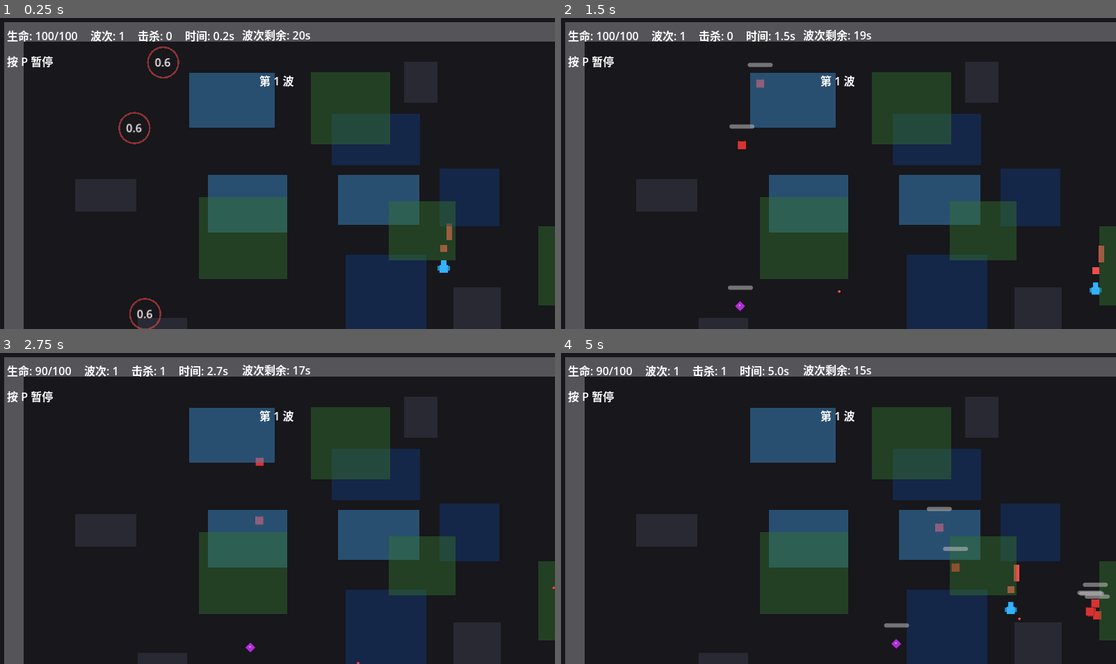
Above: before the commit, frames 1-4 (two rows, left to right).
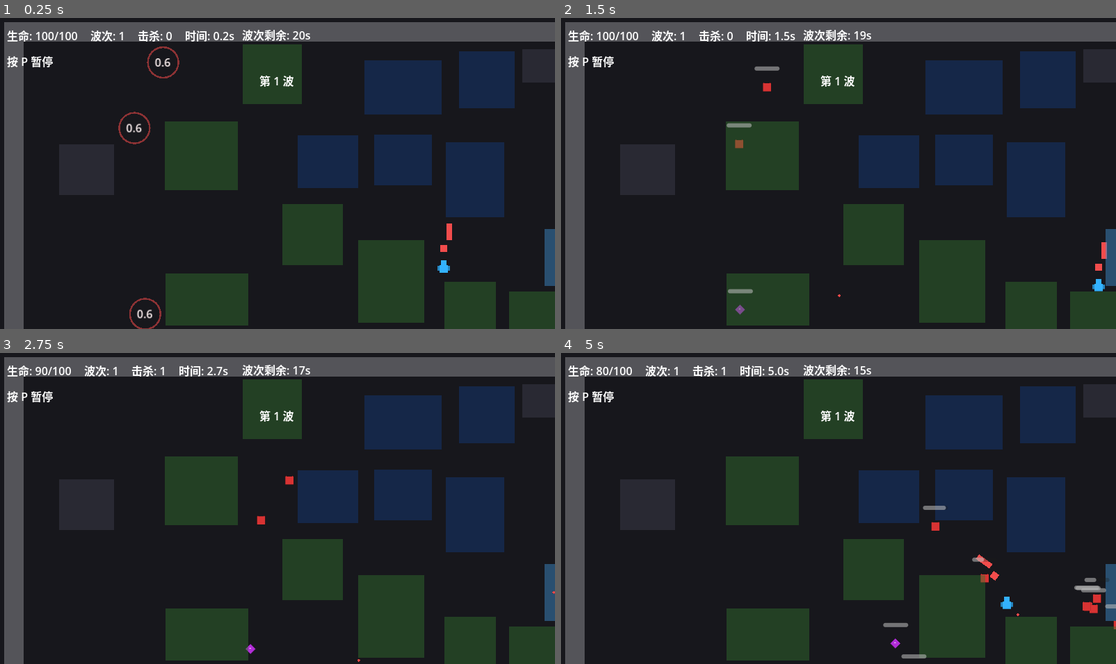
Above: after the commit, the same moments.

Repository: wanwenxin/godot-project-20260214
Game: Godot game, scene res://scenes/game.tscn
The game is run twice, just before and just after one commit, with the same random seed, the same clock (stepped at 60 frames per second) and the same inputs. This scene is started directly instead of the project's main scene.
Inputs:
- Up to frame 1 (0.25 s): no input
- Up to frame 2 (1.5 s): tap Enter at 0.5 s; hold D (move_right) 0.53-1.28 s; tap H (toggle_enemy_hp) at 0.6, 1.35 s; hold S (move_down) from 1.28 s (still down)
- Up to frame 3 (2.75 s): release S (move_down) at 2.03 s; hold D (move_right) from 2.03 s (still down); tap H (toggle_enemy_hp) at 2.1 s
- Up to frame 4 (5 s): release D (move_right) at 2.78 s; hold W (move_up) 2.78-3.53 s; tap H (toggle_enemy_hp) at 2.85, 3.6, 4.35 s; hold A (move_left) from 3.53 s (still down)

The runs differ from the first frame. In frame 1, 35% of the frame differs, in the area x 29-100%, y 8-100%; in frame 2, 35%; in frame 3, 35%; in frame 4, 35%, in the area x 6-100%, y 4-100%.

Commit message:
为美术资源提供统一管理

Diff:
--- /dev/null
+++ b/resources/terrain_color_config.gd
@@ -0,0 +1,11 @@
+extends Resource
+
+# 地形色块统一配置：在 Inspector 或 .tres 中配置，供 VisualAssetRegistry 读取。
+# 若未配置，使用 VisualAssetRegistry.COLOR_MAP 默认值。
+@export var floor_a: Color = Color(0.78, 0.78, 0.80, 1.0) # 地板颜色A
+@export var floor_b: Color = Color(0.72, 0.72, 0.74, 1.0) # 地板颜色B
+@export var boundary: Color = Color(0.33, 0.33, 0.35, 1.0) # 边界颜色
+@export var obstacle: Color = Color(0.16, 0.16, 0.20, 1.0) # 障碍物颜色
+@export var grass: Color = Color(0.20, 0.45, 0.18, 0.45) # 草地颜色
+@export var shallow_water: Color = Color(0.24, 0.55, 0.80, 0.48) # 浅水颜色
+@export var deep_water: Color = Color(0.08, 0.20, 0.42, 0.56) # 深水颜色
--- /dev/null
+++ b/resources/terrain_colors.tres
@@ -0,0 +1,13 @@
+[gd_resource type="Resource" load_steps=2 format=3]
+
+[ext_resource type="Script" path="res://resources/terrain_color_config.gd" id="1_config"]
+
+[resource]
+script = ExtResource("1_config")
+floor_a = Color(0.78, 0.78, 0.8, 1) # 地板颜色A
+floor_b = Color(0.72, 0.72, 0.74, 1) #地板颜色B
+boundary = Color(0.33, 0.33, 0.35, 1) #边界颜色
+obstacle = Color(0.16, 0.16, 0.2, 1) #障碍物颜色
+grass = Color(0.2, 0.45, 0.18, 0.45) #草地颜色
+shallow_water = Color(0.24, 0.55, 0.8, 0.48) #浅水颜色
+deep_water = Color(0.08, 0.2, 0.42, 0.56) #深水颜色
--- /dev/null
+++ b/resources/texture_path_config.gd
@@ -0,0 +1,27 @@
+extends Resource
+
+# 纹理路径统一配置：在 Inspector 或 .tres 中配置人物、敌人、武器等美术资源路径。
+# 供 VisualAssetRegistry 读取，若未配置则使用内置 TEXTURE_PATHS 默认值。
+@export_group("Player")
+@export_file("*.png") var player_scheme_0: String = "res://assets/characters/player_scheme_0.png"
+@export_file("*.png") var player_scheme_1: String = "res://assets/characters/player_scheme_1.png"
+
+@export_group("Enemies")
+@export_file("*.png") var enemy_melee: String = "res://assets/enemies/enemy_melee.png"
+@export_file("*.png") var enemy_ranged: String = "res://assets/enemies/enemy_ranged.png"
+@export_file("*.png") var enemy_tank: String = "res://assets/enemies/enemy_tank.png"
+@export_file("*.png") var enemy_boss: String = "res://assets/enemies/enemy_boss.png"
+
+@export_group("Weapon Icons")
+@export_file("*.png") var weapon_blade_short: String = "res://assets/weapons/blade_short.png"
+@export_file("*.png") var weapon_hammer_heavy: String = "res://assets/weapons/hammer_heavy.png"
+@export_file("*.png") var weapon_pistol_basic: String = "res://assets/weapons/pistol_basic.png"
+@export_file("*.png") var weapon_shotgun_wide: String = "res://assets/weapons/shotgun_wide.png"
+@export_file("*.png") var weapon_rifle_long: String = "res://assets/weapons/rifle_long.png"
+@export_file("*.png") var weapon_wand_focus: String = "res://assets/weapons/wand_focus.png"
+
+@export_group("Other")
+@export_file("*.png") var bullet_player: String = "res://assets/bullets/player_bullet.png"
+@export_file("*.png") var bullet_enemy: String = "res://assets/bullets/enemy_bullet.png"
+@export_file("*.png") var pickup_coin: String = "res://assets/pickups/coin.png"
+@export_file("*.png") var pickup_heal: String = "res://assets/pickups/heal.png"
--- /dev/null
+++ b/resources/texture_paths.tres
@@ -0,0 +1,22 @@
+[gd_resource type="Resource" load_steps=2 format=3]
+
+[ext_resource type="Script" path="res://resources/texture_path_config.gd" id="1_config"]
+
+[resource]
+script = ExtResource("1_config")
+player_scheme_0 = "res://assets/characters/player_scheme_0.png"
+player_scheme_1 = "res://assets/characters/player_scheme_1.png"
+enemy_melee = "res://assets/enemies/enemy_melee.png"
+enemy_ranged = "res://assets/enemies/enemy_ranged.png"
+enemy_tank = "res://assets/enemies/enemy_tank.png"
+enemy_boss = "res://assets/enemies/enemy_boss.png"
+weapon_blade_short = "res://assets/weapons/blade_short.png"
+weapon_hammer_heavy = "res://assets/weapons/hammer_heavy.png"
+weapon_pistol_basic = "res://assets/weapons/pistol_basic.png"
+weapon_shotgun_wide = "res://assets/weapons/shotgun_wide.png"
+weapon_rifle_long = "res://assets/weapons/rifle_long.png"
+weapon_wand_focus = "res://assets/weapons/wand_focus.png"
+bullet_player = "res://assets/bullets/player_bullet.png"
+bullet_enemy = "res://assets/bullets/enemy_bullet.png"
+pickup_coin = "res://assets/pickups/coin.png"
+pickup_heal = "res://assets/pickups/heal.png"
--- a/scripts/autoload/visual_asset_registry.gd
+++ b/scripts/autoload/visual_asset_registry.gd
@@ -1,8 +1,10 @@
 extends Node
 
 # 统一视觉资源入口：
-# - 优先加载真实美术资源
-# - 资源缺失时自动回退到生成纹理/色块
+# - 地形色块：优先从 terrain_colors.tres 读取
+# - 纹理：优先从 texture_paths.tres 读取，可在 Inspector 配置人物/敌人/武器等美术资源
+const TERRAIN_COLOR_CONFIG_PATH := "res://resources/terrain_colors.tres"
+const TEXTURE_PATH_CONFIG_PATH := "res://resources/texture_paths.tres"
 const TEXTURE_PATHS := {
 	"player.scheme_0": "res://assets/characters/player_scheme_0.png",
 	"player.scheme_1": "res://assets/characters/player_scheme_1.png",
@@ -36,17 +38,71 @@
 }
 
 var _texture_cache: Dictionary = {}
+# 地形色块统一配置，从 TERRAIN_COLOR_CONFIG_PATH 加载，可在 Inspector 覆盖。
+var _terrain_config: Resource = null
+# 纹理路径统一配置，从 TEXTURE_PATH_CONFIG_PATH 加载，人物/敌人/武器等美术可配置。
+var _texture_path_config: Resource = null
+const _TERRAIN_KEY_TO_PROPERTY := {
+	"terrain.floor_a": "floor_a",
+	"terrain.floor_b": "floor_b",
+	"terrain.boundary": "boundary",
+	"terrain.obstacle": "obstacle",
+	"terrain.grass": "grass",
+	"terrain.shallow_water": "shallow_water",
+	"terrain.deep_water": "deep_water"
+}
+const _TEXTURE_KEY_TO_PROPERTY := {
+	"player.scheme_0": "player_scheme_0",
+	"player.scheme_1": "player_scheme_1",
+	"enemy.melee": "enemy_melee",
+	"enemy.ranged": "enemy_ranged",
+	"enemy.tank": "enemy_tank",
+	"enemy.boss": "enemy_boss",
+	"weapon.icon.blade_short": "weapon_blade_short",
+	"weapon.icon.hammer_heavy": "weapon_hammer_heavy",
+	"weapon.icon.pistol_basic": "weapon_pistol_basic",
+	"weapon.icon.shotgun_wide": "weapon_shotgun_wide",
+	"weapon.icon.rifle_long": "weapon_rifle_long",
+	"weapon.icon.wand_focus": "weapon_wand_focus",
+	"bullet.player": "bullet_player",
+	"bullet.enemy": "bullet_enemy",
+	"pickup.coin": "pickup_coin",
+	"pickup.heal": "pickup_heal"
+}
+
+
+func _ready() -> void:
+	if ResourceLoader.exists(TERRAIN_COLOR_CONFIG_PATH):
+		_terrain_config = load(TERRAIN_COLOR_CONFIG_PATH) as Resource
+	if ResourceLoader.exists(TEXTURE_PATH_CONFIG_PATH):
+		_texture_path_config = load(TEXTURE_PATH_CONFIG_PATH) as Resource
 
 
 func has_asset(asset_key: String) -> bool:
-	var path := str(TEXTURE_PATHS.get(asset_key, ""))
+	var path := _get_texture_path(asset_key)
 	return path != "" and ResourceLoader.exists(path)
+
+
+func _get_texture_path(asset_key: String) -> String:
+	# 优先从 texture_paths.tres 读取，否则回退到 TEXTURE_PATHS。
+	if _texture_path_config:
+		var prop: String = ""
+		if _TEXTURE_KEY_TO_PROPERTY.has(asset_key):
+			prop = _TEXTURE_KEY_TO_PROPERTY[asset_key]
+		elif asset_key.begins_with("weapon.icon."):
+			prop = "weapon_" + asset_key.trim_prefix("weapon.icon.")
+		if prop != "":
+			var val = _texture_path_config.get(prop)
+			var p := str(val) if val else ""
+			if p != "":
+				return p
+	return str(TEXTURE_PATHS.get(asset_key, ""))
 
 
 func get_texture(asset_key: String, fallback_generator: Callable = Callable()) -> Texture2D:
 	if _texture_cache.has(asset_key):
 		return _texture_cache[asset_key]
-	var path := str(TEXTURE_PATHS.get(asset_key, ""))
+	var path := _get_texture_path(asset_key)
 	if path != "" and ResourceLoader.exists(path):
 		var loaded = load(path)
 		if loaded is Texture2D:
@@ -60,6 +116,9 @@
 
 
 func get_color(asset_key: String, fallback_color: Color) -> Color:
+	# 地形色块优先从统一配置入口（terrain_colors.tres）读取。
+	if _terrain_config and _TERRAIN_KEY_TO_PROPERTY.has(asset_key):
+		return _terrain_config.get(_TERRAIN_KEY_TO_PROPERTY[asset_key])
 	if COLOR_MAP.has(asset_key):
 		return COLOR_MAP[asset_key]
 	return fallback_color
--- a/scripts/game.gd
+++ b/scripts/game.gd
@@ -6,33 +6,37 @@
 # - 维护计时、暂停、死亡结算
 @export var player_scene: PackedScene  # 玩家场景
 @export var victory_wave := 5  # 通关波次，达到后显示通关界面
-@export var obstacle_count := 6
-# 地形块数量配置：运行时随机铺设，便于调试地图密度。
-@export var grass_count := 7
-@export var shallow_water_count := 5
-@export var deep_water_count := 4
+# 地形块数量范围：每关在 min~max 内随机，严格无重叠。
+@export var grass_count_min := 4
+@export var grass_count_max := 9
+@export var shallow_water_count_min := 3
+@export var shallow_water_count_max := 6
+@export var deep_water_count_min := 2
+@export var deep_water_count_max := 5
+@export var obstacle_count_min := 4
+@export var obstacle_count_max := 8
 @export var terrain_margin := 36.0
-@export var placement_attempts := 24
-@export var water_padding := 8.0
-@export var obstacle_padding := 10.0
-@export var grass_max_overlap_ratio := 0.45
-@export var deep_water_cluster_count := 2
-@export var shallow_water_cluster_count := 2
-@export var obstacle_cluster_count := 3
-@export var grass_cluster_count := 4
-@export var deep_water_cluster_radius := 120.0
-@export var shallow_water_cluster_radius := 140.0
-@export var obstacle_cluster_radius := 150.0
-@export var grass_cluster_radius := 170.0
-@export var deep_water_cluster_items := Vector2i(2, 4)
-@export var shallow_water_cluster_items := Vector2i(2, 5)
-@export var obstacle_cluster_items := Vector2i(2, 4)
-@export var grass_cluster_items := Vector2i(3, 6)
-@export var floor_tile_size := 40.0
-@export var floor_color_a := Color(0.78, 0.78, 0.80, 1.0)
-@export var floor_color_b := Color(0.72, 0.72, 0.74, 1.0)
-@export var boundary_thickness := 28.0
-@export var boundary_color := Color(0.33, 0.33, 0.35, 1.0)
+@export var placement_attempts := 24 # 放置尝试次数
+@export var water_padding := 8.0 # 水体间距
+@export var obstacle_padding := 10.0 # 障碍物间距
+@export var grass_padding := 4.0 # 草丛与其它地形的最小间距
+@export var deep_water_cluster_count := 2 # 深水集群数量
+@export var shallow_water_cluster_count := 2 # 浅水集群数量
+@export var obstacle_cluster_count := 3 # 障碍物集群数量
+@export var grass_cluster_count := 4 # 草地集群数量
+@export var deep_water_cluster_radius := 120.0 # 深水集群半径
+@export var shallow_water_cluster_radius := 140.0 # 浅水集群半径
+@export var obstacle_cluster_radius := 150.0 # 障碍物集群半径
+@export var grass_cluster_radius := 170.0 # 草地集群半径
+@export var deep_water_cluster_items := Vector2i(2, 4) # 深水集群物品数量
+@export var shallow_water_cluster_items := Vector2i(2, 5) # 浅水集群物品数量
+@export var obstacle_cluster_items := Vector2i(2, 4) # 障碍物集群物品数量
+@export var grass_cluster_items := Vector2i(3, 6) # 草地集群物品数量
+@export var floor_tile_size := 40.0 # 地板砖尺寸
+@export var floor_color_a := Color(0.78, 0.78, 0.80, 1.0) # 地板颜色A
+@export var floor_color_b := Color(0.72, 0.72, 0.74, 1.0) # 地板颜色B
+@export var boundary_thickness := 28.0 # 边界厚度
+@export var boundary_color := Color(0.33, 0.33, 0.35, 1.0) # 边界颜色
 
 var player  # 玩家节点引用
 var survival_time := 0.0  # 本局生存时长（秒）
@@ -395,14 +399,15 @@
 
 
 func _spawn_terrain_map() -> void:
-	# 簇团式分层生成：深水 -> 浅水 -> 障碍 -> 草丛。
-	# 约束：
-	# - 深/浅水互斥（共享 water_occupied）
-	# - 障碍避让水域和已生成障碍（solid_occupied）
-	# - 草丛允许与其它区块轻度重叠（自然感优先）
+	# 簇团式分层生成：深水 -> 浅水 -> 障碍 -> 草丛。所有地形严格无重叠。
 	var viewport := get_viewport_rect().size
 	var rng := RandomNumberGenerator.new()
 	rng.randomize()
+	# 每关各地形数量在配置范围内随机。
+	var deep_water_count := rng.randi_range(deep_water_count_min, deep_water_count_max)
+	var shallow_water_count := rng.randi_range(shallow_water_count_min, shallow_water_count_max)
+	var obstacle_count := rng.randi_range(obstacle_count_min, obstacle_count_max)
+	var grass_count := rng.randi_range(grass_count_min, grass_count_max)
 	var region := Rect2(
 		Vector2(terrain_margin, terrain_margin),
 		Vector2(
@@ -504,10 +509,10 @@
 		obstacle_padding,
 		rng
 	)
-	# 草丛：允许与水域/障碍轻度重叠，簇团式生成。
-	var grass_occupied_hint: Array[Rect2] = []
-	grass_occupied_hint.append_array(water_occupied)
-	grass_occupied_hint.append_array(solid_occupied)
+	# 草丛：严格无重叠，避让水域与障碍，簇团式生成。
+	var all_occupied: Array[Rect2] = []
+	all_occupied.append_array(water_occupied)
+	all_occupied.append_array(solid_occupied)
 	var placed_grass := _spawn_clustered_grass(
 		grass_count,
 		grass_centers,
@@ -516,8 +521,8 @@
 		Vector2(130.0, 120.0),
 		grass_cluster_radius,
 		region,
-		grass_occupied_hint,
-		grass_max_overlap_ratio,
+		all_occupied,
+		grass_padding,
 		rng
 	)
 	if placed_deep < deep_water_count or placed_shallow < shallow_water_count or placed_obstacles < obstacle_count or placed_grass < grass_count:
@@ -677,13 +682,13 @@
 	size_max: Vector2,
 	cluster_radius: float,
 	region: Rect2,
-	hard_occupied_hint: Array[Rect2],
-	max_overlap_ratio: float,
+	occupied: Array[Rect2],
+	padding: float,
 	rng: RandomNumberGenerator
 ) -> int:
+	# 草丛严格无重叠，与水域、障碍、其他草丛均保持 padding 间距。
 	var placed := 0
 	var grass_color := VisualAssetRegistry.get_color("terrain.grass", Color(0.20, 0.45, 0.18, 0.45))
-	var local_grass_occupied: Array[Rect2] = []
 	for center in centers:
 		if placed >= total_count:
 			break
@@ -691,11 +696,8 @@
 		for i in range(items):
 			if placed >= total_count:
 				break
-			var item := _try_place_rect(size_min, size_max, center, cluster_radius, region, local_grass_occupied, -8.0, placement_attempts, rng)
+			var item := _try_place_rect(size_min, size_max, center, cluster_radius, region, occupied, padding, placement_attempts, rng)
 			if item.is_empty():
-				continue
-			var rect: Rect2 = item["rect"]
-			if not _can_place_rect_soft(rect, hard_occupied_hint, max_overlap_ratio):
 				continue
 			_spawn_terrain_zone(
 				item["position"],
@@ -706,7 +708,7 @@
 				0,
 				1.0
 			)
-			local_grass_occupied.append(rect)
+			occupied.append(item["rect"])
 			placed += 1
 	return placed
 
@@ -895,31 +897,12 @@
 	return true
 
 
-func _can_place_rect_soft(rect: Rect2, occupied: Array[Rect2], max_overlap_ratio: float) -> bool:
-	var area := maxf(1.0, rect.size.x * rect.size.y)
-	for other in occupied:
-		var overlap := _overlap_area(rect, other)
-		if overlap / area > max_overlap_ratio:
-			return false
-	return true
-
-
 func _rect_overlaps(a: Rect2, b: Rect2, padding: float) -> bool:
 	var aa := Rect2(
 		a.position - Vector2(padding, padding),
 		a.size + Vector2(padding * 2.0, padding * 2.0)
 	)
 	return aa.intersects(b)
-
-
-func _overlap_area(a: Rect2, b: Rect2) -> float:
-	var left := maxf(a.position.x, b.position.x)
-	var top := maxf(a.position.y, b.position.y)
-	var right := minf(a.end.x, b.end.x)
-	var bottom := minf(a.end.y, b.end.y)
-	if right <= left or bottom <= top:
-		return 0.0
-	return (right - left) * (bottom - top)
 
 
 func _spawn_terrain_zone(
Not shown, added: resources/terrain_color_config.gd.uid
Not shown, added: resources/texture_path_config.gd.uid
Not shown, changed: docs/CODE_INDEX.md
Not shown, changed: docs/DEVELOPER_GUIDE.md
